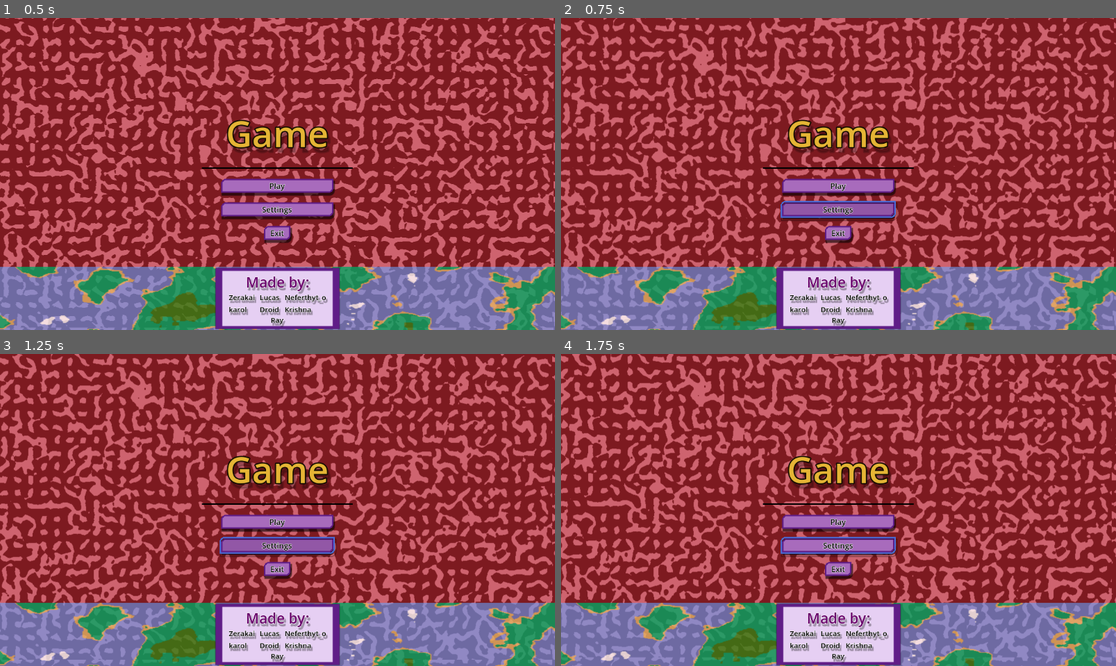
Above: before the commit, frames 1-4 (two rows, left to right).
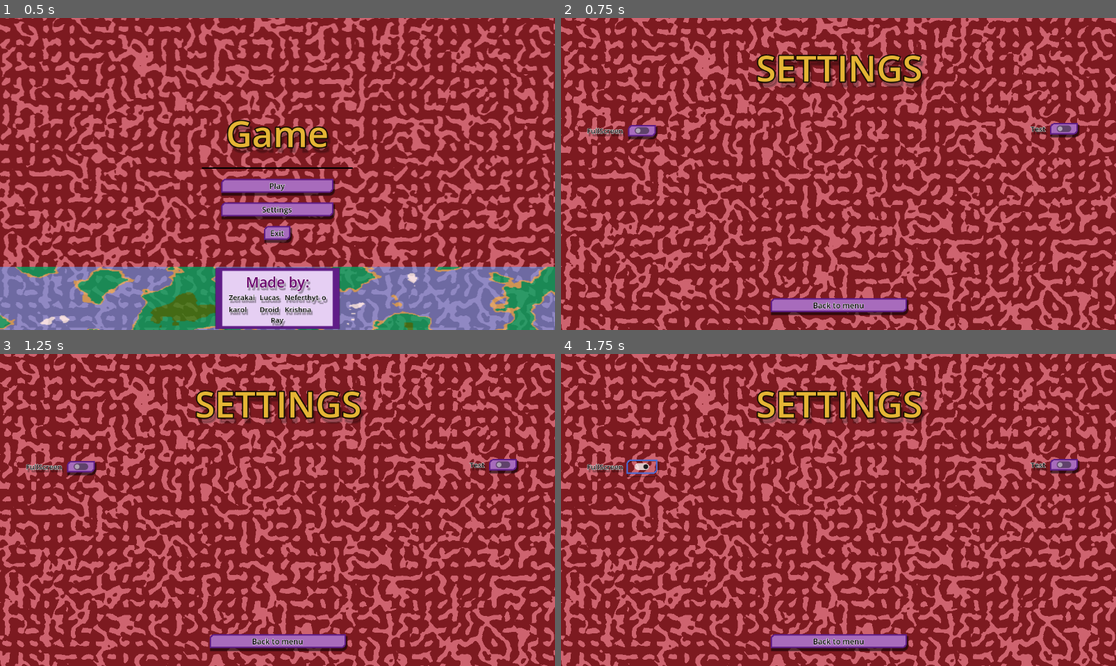
Above: after the commit, the same moments.

Repository: Dev-Karol1111/GMTK-2025
Game: Godot game, scene res://ui/menu/main_menu.tscn
Same seed, same stepped clock (60 frames per second), same inputs: the game is played once before the commit and once after it. Before the commit the project starts from res://Scenes/main_menu.tscn. The engine's default icon, where the game draws it, is replaced by a stand-in: a white triangle on a blue panel in a dark square.
Inputs (mouse positions are in pixels of both pictures, inside the frame that each line leads up to):
- Up to frame 1 (0.5 s): no input
- Up to frame 2 (0.75 s): click "Settings" at 0.5 s
- Up to frame 3 (1.25 s): no input
- Up to frame 4 (1.75 s): click (644, 466) at 1.27 s

Frame 1 is identical in both runs. In frame 2, 59% of the frame differs, in the area x 0-100%, y 0-100%; in frame 3, 66%; in frame 4, 66%.

Commit message:
Added settings screen with placeholders

Diff:
--- a/Scripts/UI/Menu/exit_script.gd
+++ /dev/null
@@ -1,5 +0,0 @@
-extends Node
-
-# Called every frame. 'delta' is the elapsed time since the previous frame.
-func pressed_btn():
-	get_tree().quit()
--- /dev/null
+++ b/Scripts/UI/Menu/main_menu.gd
@@ -0,0 +1,25 @@
+extends Control
+
+var level_scene = preload("res://Scenes/level.tscn")
+var settings_scene = preload("res://ui/settings/settings.tscn")
+
+# Called when the node enters the scene tree for the first time.
+func _ready() -> void:
+	pass # Replace with function body.
+
+
+# Called every frame. 'delta' is the elapsed time since the previous frame.
+func _process(delta: float) -> void:
+	pass
+
+
+func _on_play_btn_pressed() -> void:
+	get_tree().change_scene_to_packed(level_scene)
+
+
+func _on_settings_btn_pressed() -> void:
+	get_tree().change_scene_to_packed(settings_scene)
+
+
+func _on_exit_btn_pressed() -> void:
+	get_tree().quit()
--- a/Scripts/UI/Menu/transition_scene.gd
+++ /dev/null
@@ -1,8 +0,0 @@
-extends Node
-
-@export var level: PackedScene = preload("res://Scenes/level.tscn")
-
-#Todo write the transition code
-func transition():
-	print("Transition starting....")
-	get_tree().change_scene_to_packed(level)
--- /dev/null
+++ b/Scripts/UI/Settings/settings.gd
@@ -0,0 +1,4 @@
+extends Control
+
+func _on_bck_t_mnu_pressed() -> void:
+	get_tree().change_scene_to_file("res://ui/menu/main_menu.tscn")
--- a/project.godot
+++ b/project.godot
@@ -33,6 +33,10 @@
 config/features=PackedStringArray("4.4", "GL Compatibility")
 config/icon="res://icon.svg"
 
+[editor_plugins]
+
+enabled=PackedStringArray()
+
 [gui]
 
 theme/custom="uid://dex4gniyu8r83"
--- a/Scenes/main_menu.tscn
+++ b/ui/menu/main_menu.tscn
@@ -1,7 +1,6 @@
-[gd_scene load_steps=12 format=3 uid="uid://cd2m4d576ux7"]
-
-[ext_resource type="Script" uid="uid://dpu1dxmliyto3" path="res://Scripts/UI/Menu/exit_script.gd" id="1_28flt"]
-[ext_resource type="Script" uid="uid://dfx85nnvelio5" path="res://Scripts/UI/Menu/transition_scene.gd" id="1_48xlc"]
+[gd_scene load_steps=13 format=3 uid="uid://cd2m4d576ux7"]
+
+[ext_resource type="Script" uid="uid://3u0u0hmpfwcp" path="res://Scripts/UI/Menu/main_menu.gd" id="1_gvx18"]
 
 [sub_resource type="Gradient" id="Gradient_erv1k"]
 interpolation_mode = 1
@@ -26,7 +25,26 @@
 noise = SubResource("FastNoiseLite_28flt")
 
 [sub_resource type="AtlasTexture" id="AtlasTexture_1ehe0"]
-atlas = SubResource("NoiseTexture2D_48xlc")
+atlas = SubResource("NoiseTexture2D_or6mk")
+
+[sub_resource type="GDScript" id="GDScript_37pjl"]
+script/source = "extends Node
+
+@export var level: PackedScene = preload(\"res://Scenes/level.tscn\")
+
+#Todo write the transition code
+func transition():
+	print(\"Transition starting....\")
+	get_tree().change_scene_to_packed(level)
+"
+
+[sub_resource type="GDScript" id="GDScript_or6mk"]
+script/source = "extends Node
+
+# Called every frame. 'delta' is the elapsed time since the previous frame.
+func pressed_btn():
+	get_tree().quit()
+"
 
 [sub_resource type="Gradient" id="Gradient_48xlc"]
 interpolation_mode = 1
@@ -61,6 +79,7 @@
 anchor_bottom = 1.0
 grow_horizontal = 2
 grow_vertical = 2
+script = ExtResource("1_gvx18")
 
 [node name="CenterContainer" type="CenterContainer" parent="."]
 layout_mode = 1
@@ -102,7 +121,7 @@
 [node name="PlayBtn" type="Button" parent="CenterContainer/VBoxContainer"]
 layout_mode = 2
 text = "Play"
-script = ExtResource("1_48xlc")
+script = SubResource("GDScript_37pjl")
 
 [node name="SettingsBtn" type="Button" parent="CenterContainer/VBoxContainer"]
 layout_mode = 2
@@ -112,7 +131,7 @@
 layout_mode = 2
 size_flags_horizontal = 6
 text = "Exit"
-script = ExtResource("1_28flt")
+script = SubResource("GDScript_or6mk")
 
 [node name="Control" type="MarginContainer" parent="."]
 clip_contents = true
@@ -177,5 +196,6 @@
 text = "Ray"
 horizontal_alignment = 1
 
-[connection signal="pressed" from="CenterContainer/VBoxContainer/PlayBtn" to="CenterContainer/VBoxContainer/PlayBtn" method="transition"]
-[connection signal="pressed" from="CenterContainer/VBoxContainer/ExitBtn" to="CenterContainer/VBoxContainer/ExitBtn" method="pressed_btn"]
+[connection signal="pressed" from="CenterContainer/VBoxContainer/PlayBtn" to="." method="_on_play_btn_pressed"]
+[connection signal="pressed" from="CenterContainer/VBoxContainer/SettingsBtn" to="." method="_on_settings_btn_pressed"]
+[connection signal="pressed" from="CenterContainer/VBoxContainer/ExitBtn" to="." method="_on_exit_btn_pressed"]
--- /dev/null
+++ b/ui/settings/settings.tscn
@@ -0,0 +1,117 @@
+[gd_scene load_steps=7 format=3 uid="uid://bljqyfw4itvf0"]
+
+[ext_resource type="Theme" uid="uid://dex4gniyu8r83" path="res://Themes/game_theme.tres" id="1_bjc66"]
+[ext_resource type="Script" uid="uid://bee8fwaww7v43" path="res://Scripts/UI/Settings/settings.gd" id="1_hrs25"]
+
+[sub_resource type="Gradient" id="Gradient_ttsya"]
+interpolation_mode = 1
+offsets = PackedFloat32Array(0, 0.487654)
+colors = PackedColorArray(0.490715, 0.1024, 0.127591, 1, 0.809386, 0.391672, 0.438593, 1)
+
+[sub_resource type="FastNoiseLite" id="FastNoiseLite_bjc66"]
+noise_type = 3
+seed = 1
+frequency = 0.0366
+offset = Vector3(-233.33, 0, 0)
+fractal_type = 2
+fractal_lacunarity = 1.0
+fractal_gain = 2.0
+fractal_weighted_strength = 0.5
+
+[sub_resource type="NoiseTexture2D" id="NoiseTexture2D_48xlc"]
+width = 1152
+height = 648
+generate_mipmaps = false
+color_ramp = SubResource("Gradient_ttsya")
+noise = SubResource("FastNoiseLite_bjc66")
+
+[sub_resource type="AtlasTexture" id="AtlasTexture_hrs25"]
+atlas = SubResource("NoiseTexture2D_48xlc")
+
+[node name="Settings" type="Control"]
+layout_mode = 3
+anchors_preset = 15
+anchor_right = 1.0
+anchor_bottom = 1.0
+grow_horizontal = 2
+grow_vertical = 2
+script = ExtResource("1_hrs25")
+
+[node name="Background" type="TextureRect" parent="."]
+offset_right = 1152.0
+offset_bottom = 648.0
+texture = SubResource("AtlasTexture_hrs25")
+
+[node name="Screen_name" type="Label" parent="."]
+layout_mode = 1
+anchors_preset = 5
+anchor_left = 0.5
+anchor_right = 0.5
+offset_left = -171.0
+offset_top = 51.0
+offset_right = 174.0
+offset_bottom = 154.0
+grow_horizontal = 2
+theme_override_colors/font_color = Color(0.898039, 0.709804, 0.207843, 1)
+theme_override_colors/font_shadow_color = Color(0, 0, 0, 0.196078)
+theme_override_colors/font_outline_color = Color(0.0745098, 0.0470588, 0.00392157, 1)
+theme_override_constants/shadow_offset_x = 5
+theme_override_constants/shadow_offset_y = 10
+theme_override_constants/outline_size = 10
+theme_override_constants/shadow_outline_size = 10
+theme_override_font_sizes/font_size = 75
+text = "SETTINGS"
+
+[node name="VBoxContainer" type="VBoxContainer" parent="."]
+layout_mode = 2
+offset_left = 54.0
+offset_top = 222.0
+offset_right = 187.0
+offset_bottom = 619.0
+
+[node name="HBoxContainer" type="HBoxContainer" parent="VBoxContainer"]
+layout_mode = 2
+
+[node name="Label" type="Label" parent="VBoxContainer/HBoxContainer"]
+layout_mode = 2
+theme = ExtResource("1_bjc66")
+text = "FullScreen    "
+
+[node name="CheckButton" type="CheckButton" parent="VBoxContainer/HBoxContainer"]
+layout_mode = 2
+
+[node name="VBoxContainer2" type="VBoxContainer" parent="."]
+layout_mode = 2
+offset_left = 975.0
+offset_top = 218.0
+offset_right = 1108.0
+offset_bottom = 615.0
+
+[node name="HBoxContainer" type="HBoxContainer" parent="VBoxContainer2"]
+layout_mode = 2
+
+[node name="Label" type="Label" parent="VBoxContainer2/HBoxContainer"]
+layout_mode = 2
+theme = ExtResource("1_bjc66")
+text = "Test    "
+
+[node name="CheckButton" type="CheckButton" parent="VBoxContainer2/HBoxContainer"]
+layout_mode = 2
+
+[node name="BckTMnu" type="Button" parent="."]
+layout_mode = 1
+anchors_preset = 7
+anchor_left = 0.5
+anchor_top = 1.0
+anchor_right = 0.5
+anchor_bottom = 1.0
+offset_left = -131.5
+offset_top = -66.0
+offset_right = 131.5
+offset_bottom = -37.0
+grow_horizontal = 2
+grow_vertical = 0
+text = "Back to menu
+"
+
+[connection signal="pressed" from="BckTMnu" to="." method="_on_bck_t_mnu_pressed"]
Not shown, removed: Scripts/UI/Menu/exit_script.gd.uid
Not shown, added: Scripts/UI/Menu/main_menu.gd.uid
Not shown, removed: Scripts/UI/Menu/transition_scene.gd.uid
Not shown, added: Scripts/UI/Settings/settings.gd.uid
Not shown: 1 places in ui/menu/main_menu.tscn that only renumber resources
